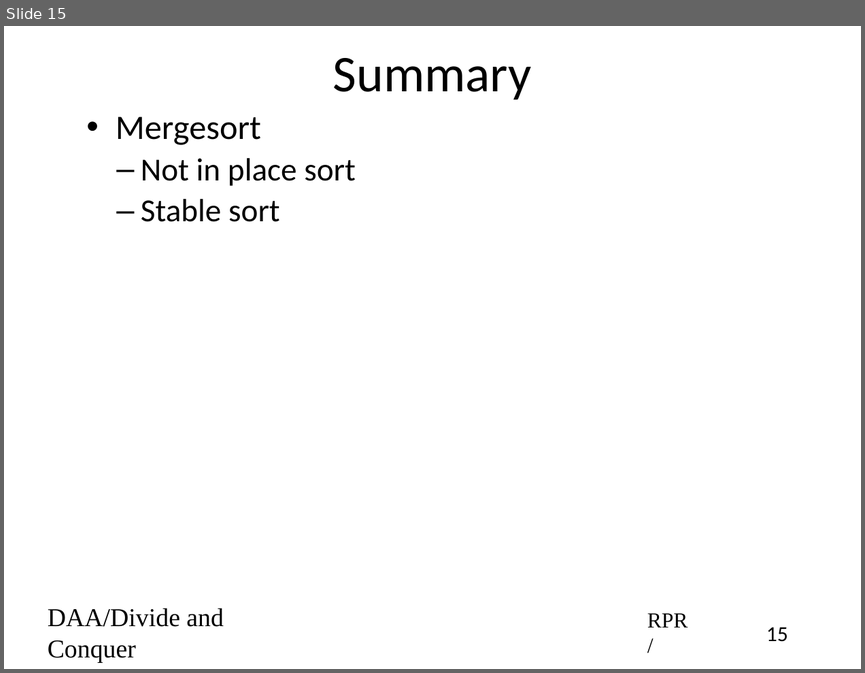
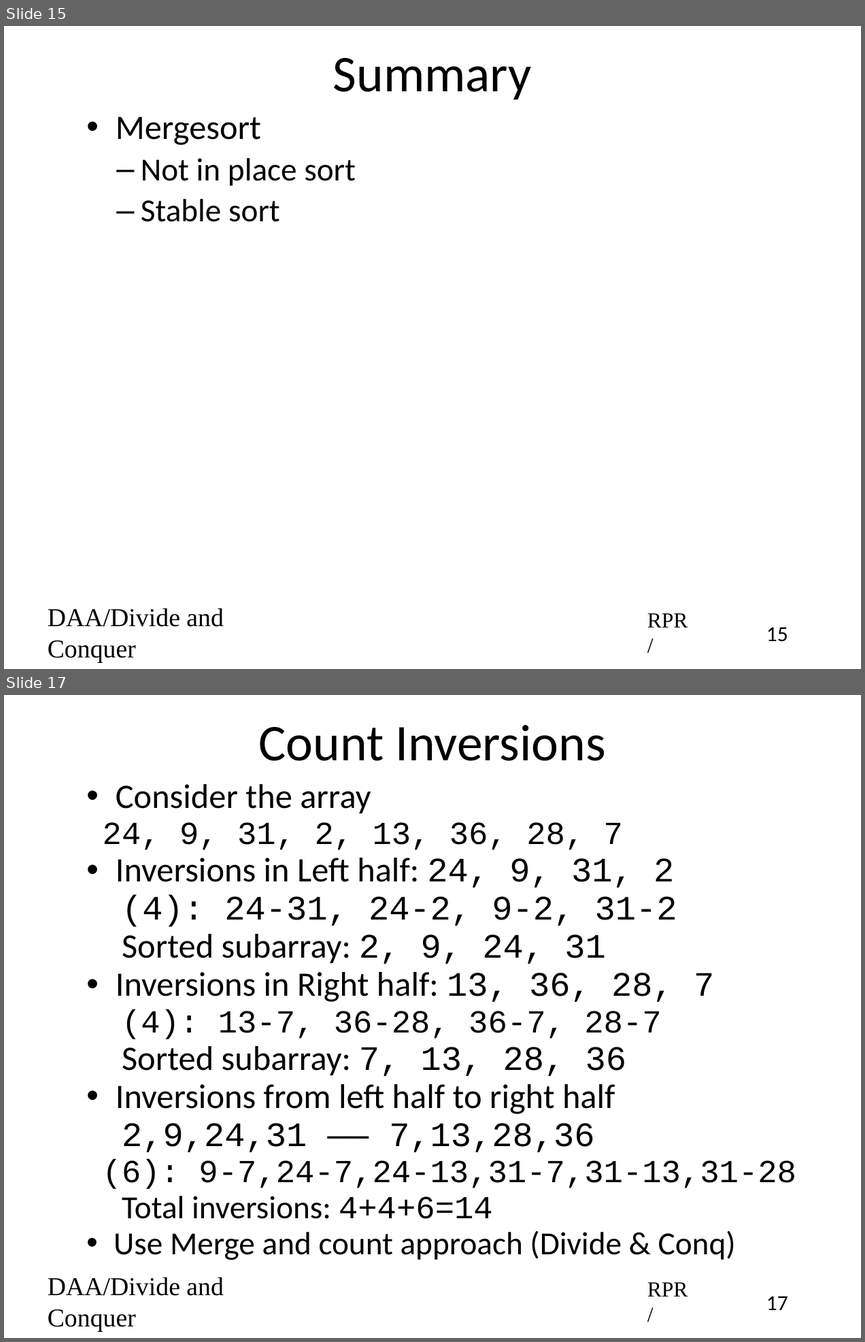
Before and after one commit to rprustagi/2019_20-Even-18CS42-DAA, a slide deck: Slides/2020-Even-DAA-L11-Divide-Conquer-MergeSort.pptx. Shown one above the other, each under a label of ours: slide 15 before the commit, slides 15 and 17 after it; the slides between them are not shown. The pictures are 865x673 and 865x1342 pixels, drawn with LibreOffice and Linux fonts; fonts in the diff are those of the drawing. Boxes give left, top, right and bottom in pixels: in the first picture for what was removed or moved away, otherwise in the second. Text is boxed around its words. In the diff, an @@ line names an element or a change of style, - is before the commit and + after.

Commit message:
Mergesort applications with counting inversions

```diff
--- a/Slides/2020-Even-DAA-L11-Divide-Conquer-MergeSort.pptx
+++ b/Slides/2020-Even-DAA-L11-Divide-Conquer-MergeSort.pptx
@@ slide 17 added at (x1=4, y1=695, x2=861, y2=1338), background #FFFFFF @@
@@ title added at (x1=258, y1=725, x2=606, y2=761), 48 pt, text #000000 @@
+Count Inversions
@@ text added at (x1=103, y1=784, x2=796, y2=1259), 32 pt, text #000000 @@
+• Consider the array
+  24, 9, 31, 2, 13, 36, 28, 7
+• Inversions in Left half: 24, 9, 31, 2
+    (4): 24-31, 24-2, 9-2, 31-2
+    Sorted subarray: 2, 9, 24, 31
+• Inversions in Right half: 13, 36, 28, 7
+    (4): 13-7, 36-28, 36-7, 28-7
+    Sorted subarray: 7, 13, 28, 36
+• Inversions from left half to right half
+    2,9,24,31 —— 7,13,28,36
+  (6): 9-7,24-7,24-13,31-7,31-13,31-28
+    Total inversions: 4+4+6=14
+• Use Merge and count approach (Divide & Conq)
@@ text added at (x1=48, y1=1276, x2=224, y2=1331), 24 pt, text #000000 @@
+DAA/Divide and Conquer
@@ text added at (x1=647, y1=1282, x2=688, y2=1296), 20 pt, text #000000 @@
+RPR/
@@ page number added at (x1=766, y1=1295, x2=788, y2=1310), 20 pt, text #000000 @@
+17
```
Also in this commit, not shown: 1 slide changed, 1 other slide added, 1 other file.
